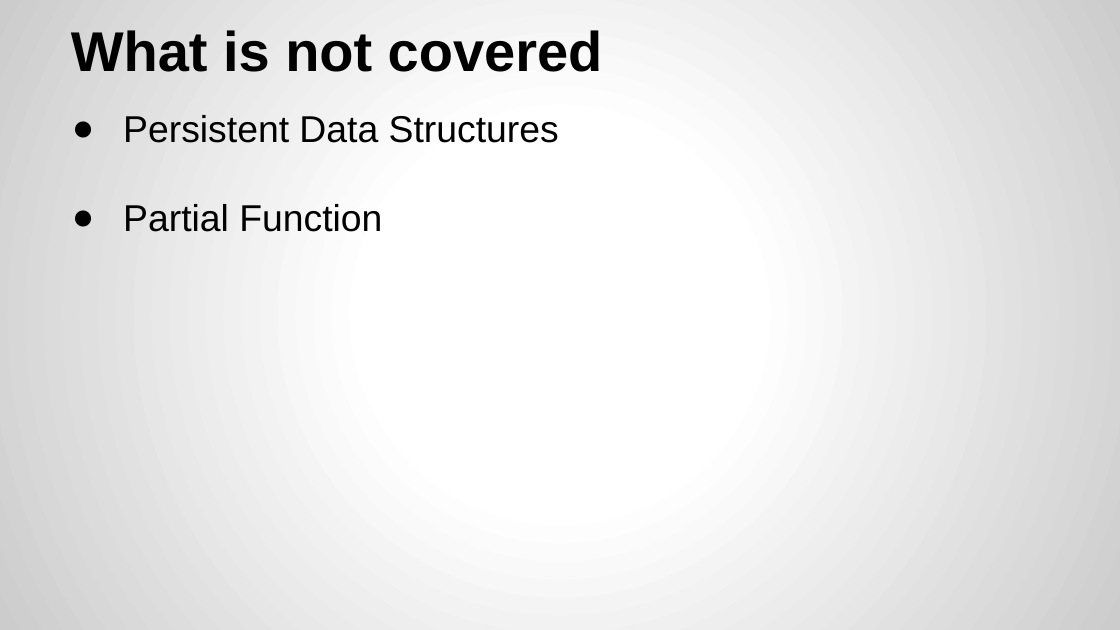
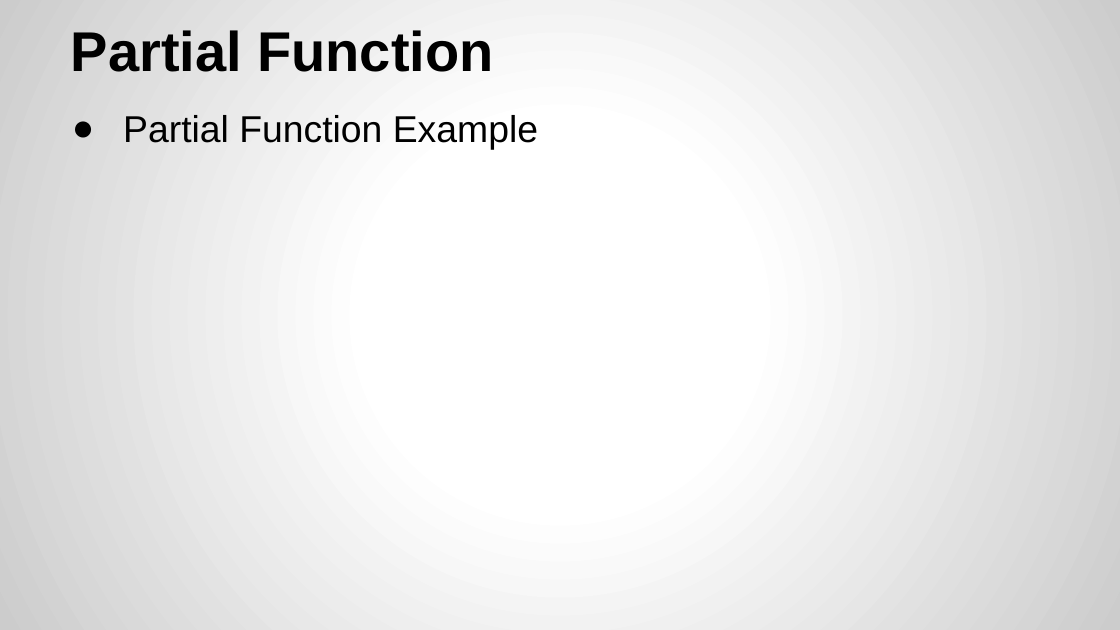
Before and after one commit to yogeshrnaik/presentations, a slide deck: slide 19 of Functional Programming with Java 8.pptx. Drawn at 1120x630 pixels with LibreOffice and Linux fonts; fonts in the diff are those of the drawing. Boxes give left, top, right and bottom in pixels: in the first picture for what was removed or moved away, otherwise in the second. Text is boxed around its words. In the diff, an @@ line names an element or a change of style, - is before the commit and + after.

Commit message:
new slides

```diff
--- a/Functional Programming with Java 8.pptx
+++ b/Functional Programming with Java 8.pptx
@@ title at box(71, 30, 493, 72): text changed @@
-What is not covered
+Partial Function
@@ text at box(123, 115, 538, 150): text changed @@
-● Persistent Data Structures
-● Partial Function
+● Partial Function Example
```
